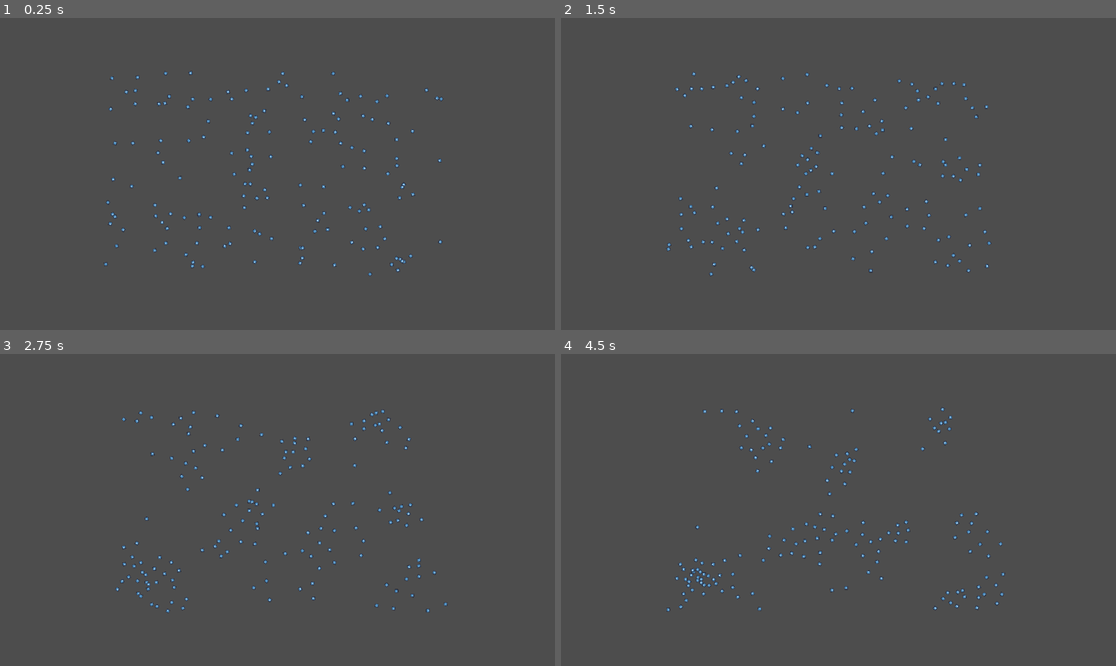
Above: before the commit, frames 1-4 (two rows, left to right).
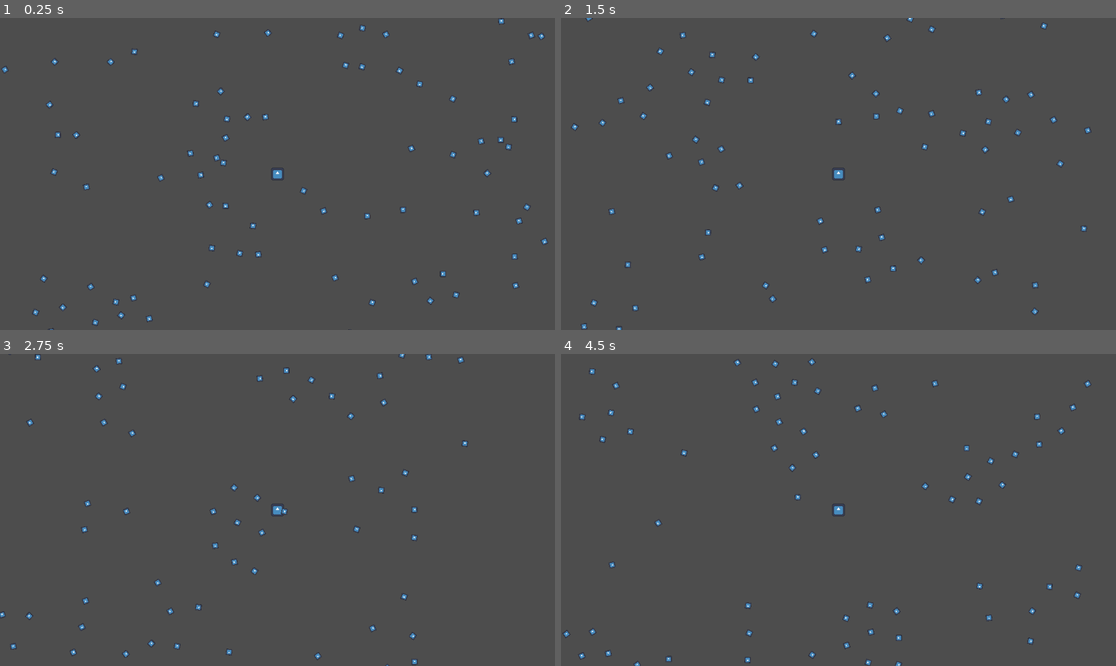
Above: after the commit, the same moments.

Repository: Krapas2/boidslop
Game: Godot game, scene res://scenes/screens/test-scene.tscn
The game is run twice, just before and just after one commit, with the same random seed, the same clock (stepped at 60 frames per second) and the same inputs. The engine's default icon, where the game draws it, is replaced by a stand-in: a white triangle on a blue panel in a dark square.
Inputs:
- Up to frame 1 (0.25 s): no input
- Up to frame 2 (1.5 s): hold D (walk_right) 0.53-1.28 s; hold S (walk_down) from 1.28 s (still down)
- Up to frame 3 (2.75 s): release S (walk_down) at 2.03 s; hold D (walk_right) from 2.03 s (still down)
- Up to frame 4 (4.5 s): release D (walk_right) at 2.78 s; hold W (walk_up) 2.78-3.53 s; hold A (walk_left) from 3.53 s (still down)

The runs differ from the first frame. In frame 1, 2.0% of the frame differs, in the area x 0-99%, y 0-100%; in frame 2, 1.9%; in frame 3, 1.7%; in frame 4, 1.9%.

Commit message:
boid chunking

Diff:
--- a/scenes/objects/boid.tscn
+++ b/scenes/objects/boid.tscn
@@ -9,17 +9,21 @@
 [ext_resource type="Script" uid="uid://cjdac54qa2tx8" path="res://scripts/game/misc/point-forward.gd" id="7_acsp6"]
 
 [sub_resource type="CircleShape2D" id="CircleShape2D_4n1no"]
+radius = 5.0
 
 [node name="Boid" type="RigidBody2D" groups=["boid"]]
 gravity_scale = 0.0
 
 [node name="Sprite2D" type="Sprite2D" parent="."]
-scale = Vector2(0.2, 0.2)
+scale = Vector2(0.1, 0.1)
 texture = ExtResource("1_bp83j")
 
 [node name="CollisionShape2D" type="CollisionShape2D" parent="."]
 shape = SubResource("CircleShape2D_4n1no")
-disabled = true
+
+[node name="PointForward" type="Node" parent="."]
+script = ExtResource("7_acsp6")
+metadata/_custom_type_script = "uid://cjdac54qa2tx8"
 
 [node name="BoidMovementManager" type="Node" parent="."]
 script = ExtResource("2_qy03a")
@@ -27,30 +31,26 @@
 
 [node name="BoidAlignment" type="Node" parent="BoidMovementManager"]
 script = ExtResource("3_ny18s")
-perception_radius = 150.0
+perception_radius = 60.0
 max_force = 1.0
-strength = 200.0
+strength = 100.0
 metadata/_custom_type_script = "uid://bmhvb88dkxmnk"
 
 [node name="BoidCohesion" type="Node" parent="BoidMovementManager"]
 script = ExtResource("4_rmqti")
-perception_radius = 200.0
-max_force = 1.0
-strength = 100.0
+perception_radius = 75.0
+max_force = 2.0
+strength = 200.0
 metadata/_custom_type_script = "uid://dkemqu0ujp6aa"
 
 [node name="BoidSeparation" type="Node" parent="BoidMovementManager"]
 script = ExtResource("5_o8dcb")
-perception_radius = 100.0
-max_force = 1.5
+perception_radius = 55.0
+max_force = 8.0
 strength = 300.0
 metadata/_custom_type_script = "uid://clqnrvkncoydx"
 
 [node name="Bounds" type="Node" parent="."]
 script = ExtResource("3_mp35r")
-bounds = Rect2(-1200, -700, 2400, 1400)
+bounds = Rect2(-700, -700, 1400, 1400)
 metadata/_custom_type_script = "uid://cuun88qfb41fr"
-
-[node name="PointForward" type="Node" parent="."]
-script = ExtResource("7_acsp6")
-metadata/_custom_type_script = "uid://cjdac54qa2tx8"
--- a/scenes/objects/player.tscn
+++ b/scenes/objects/player.tscn
@@ -14,6 +14,7 @@
 lock_rotation = true
 
 [node name="Sprite2D" type="Sprite2D" parent="."]
+scale = Vector2(0.2, 0.2)
 texture = ExtResource("1_2147m")
 
 [node name="CollisionShape2D" type="CollisionShape2D" parent="."]
@@ -21,6 +22,6 @@
 
 [node name="PlayerWalk" type="Node" parent="."]
 script = ExtResource("2_h5uus")
-speed = 600.0
-acceleration = 10.0
+speed = 250.0
+acceleration = 12.0
 metadata/_custom_type_script = "uid://d4f7a1g66u5pb"
--- a/scenes/screens/test-scene.tscn
+++ b/scenes/screens/test-scene.tscn
@@ -1,21 +1,24 @@
-[gd_scene load_steps=4 format=3 uid="uid://b2qo1nalqy85m"]
+[gd_scene load_steps=5 format=3 uid="uid://b2qo1nalqy85m"]
 
 [ext_resource type="Script" uid="uid://b7gk42klnf12u" path="res://scripts/game/boid/boid-flock-manager.gd" id="1_wj1i5"]
 [ext_resource type="PackedScene" uid="uid://cw80rud4gnng3" path="res://scenes/objects/boid.tscn" id="2_cgxnh"]
 [ext_resource type="Script" uid="uid://mgrkskhoild8" path="res://scripts/game/boid/boid-populator.gd" id="2_p7rwu"]
+[ext_resource type="PackedScene" uid="uid://bk4dc6fwfu0eg" path="res://scenes/objects/player.tscn" id="4_p7rwu"]
 
 [node name="Node2D" type="Node2D"]
 
-[node name="Camera2D" type="Camera2D" parent="."]
-zoom = Vector2(0.3, 0.3)
-
 [node name="BoidFlockManager" type="Node" parent="."]
 script = ExtResource("1_wj1i5")
+chunk_size = 75.0
 metadata/_custom_type_script = "uid://b7gk42klnf12u"
 
 [node name="BoidPopulator" type="Node" parent="." node_paths=PackedStringArray("flock_manager")]
 script = ExtResource("2_p7rwu")
 boid_scene = ExtResource("2_cgxnh")
 flock_manager = NodePath("../BoidFlockManager")
-bounds = Rect2(-1200, -700, 2400, 1400)
-count = 150
+bounds = Rect2(-700, -700, 1400, 1400)
+count = 200
+
+[node name="PlayerBody" parent="." instance=ExtResource("4_p7rwu")]
+
+[node name="Camera2D" type="Camera2D" parent="PlayerBody"]
--- a/scripts/game/boid/boid-flock-manager.gd
+++ b/scripts/game/boid/boid-flock-manager.gd
@@ -1,11 +1,29 @@
 extends Node
 class_name BoidFlockManager
 
+@export var chunk_size: float
 var flock: Array[RigidBody2D]
 
-func _get_flockmates(boid: Node2D, perception: float) -> Array[RigidBody2D]:
+var chunks: Dictionary[Vector2i, Array]
+
+func _process(_delta: float) -> void:
+	get_chunks()
+
+func get_chunks() -> void:
+	chunks = chunk_map()
+
+func get_flockmates(boid: Node2D, perception: float) -> Array[RigidBody2D]:
+	var relevant_flock: Array[RigidBody2D]
+	var node_chunk: Vector2i = chunk_from_position(boid.global_position)
+
+	for x in range(-1, 2):
+		for y in range(-1, 2):
+			var relevant_chunk: Vector2i = node_chunk + Vector2i(x, y)
+			if chunks.has(relevant_chunk):
+				relevant_flock.append_array(chunks[relevant_chunk])
+
 	var flockmates: Array[RigidBody2D]
-	for other_boid: RigidBody2D in flock:
+	for other_boid: RigidBody2D in relevant_flock:
 		if (
 			boid == other_boid ||
 			boid.global_position.distance_to(other_boid.global_position) > perception
@@ -13,3 +31,18 @@
 			continue
 		flockmates.append(other_boid)
 	return flockmates
+
+
+func chunk_map() -> Dictionary[Vector2i, Array]:
+	var map: Dictionary[Vector2i, Array] = {}
+
+	for boid in flock:
+		var chunk: Vector2i = chunk_from_position(boid.global_position)
+		if not map.has(chunk):
+			map[chunk] = []
+		map[chunk].append(boid)
+
+	return map
+
+func chunk_from_position(position: Vector2) -> Vector2i:
+	return (position/chunk_size).floor();
--- a/scripts/game/boid/movement/boid-alignment.gd
+++ b/scripts/game/boid/movement/boid-alignment.gd
@@ -15,7 +15,7 @@
 
 func boid_velocity() -> Vector2:
 	var flockmates: Array[RigidBody2D] = \
-		movement_manager.flock_manager._get_flockmates(
+		movement_manager.flock_manager.get_flockmates(
 			movement_manager.body,
 			perception_radius
 		)
--- a/scripts/game/boid/movement/boid-cohesion.gd
+++ b/scripts/game/boid/movement/boid-cohesion.gd
@@ -15,7 +15,7 @@
 
 func boid_velocity() -> Vector2:
 	var flockmates: Array[RigidBody2D] = \
-		movement_manager.flock_manager._get_flockmates(
+		movement_manager.flock_manager.get_flockmates(
 			movement_manager.body,
 			perception_radius
 		)
--- a/scripts/game/boid/movement/boid-separation.gd
+++ b/scripts/game/boid/movement/boid-separation.gd
@@ -15,7 +15,7 @@
 
 func boid_velocity() -> Vector2:
 	var flockmates: Array[RigidBody2D] = \
-		movement_manager.flock_manager._get_flockmates(
+		movement_manager.flock_manager.get_flockmates(
 			movement_manager.body,
 			perception_radius
 		)
--- a/scripts/game/circle-bounds.gd
+++ b/scripts/game/circle-bounds.gd
@@ -8,4 +8,4 @@
 
 func _physics_process(_delta: float) -> void:
 	if body.global_position.distance_to(center) > radius:
-		body.global_position = -body.global_position
+		body.global_position = body.global_position.normalized() * -radius
